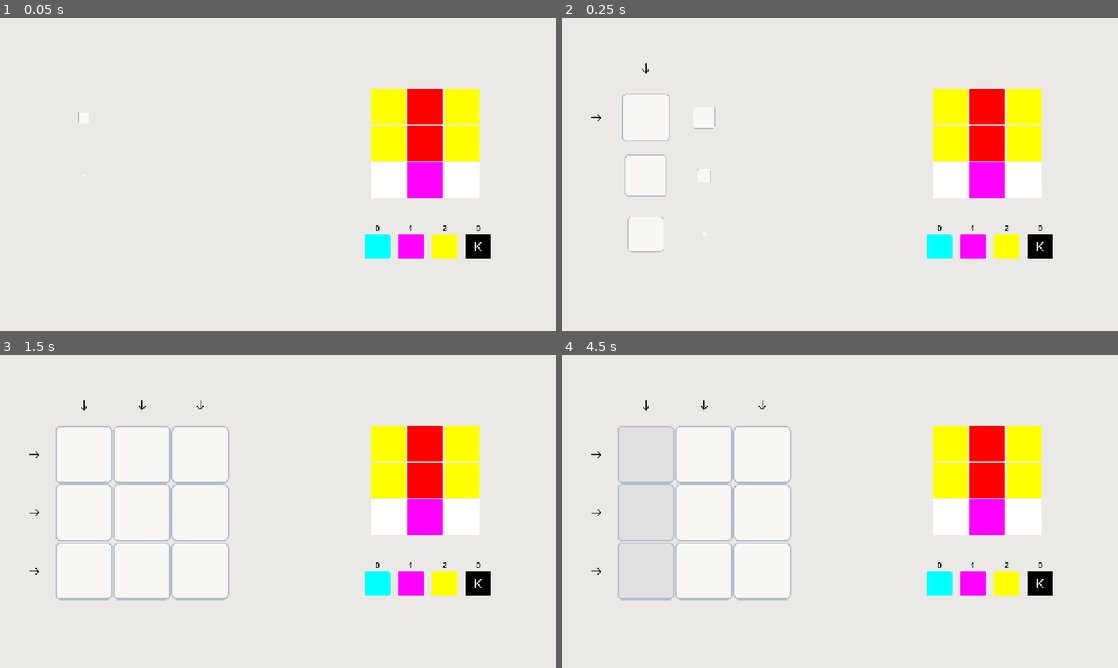
Above: before the commit, frames 1-4 (two rows, left to right).
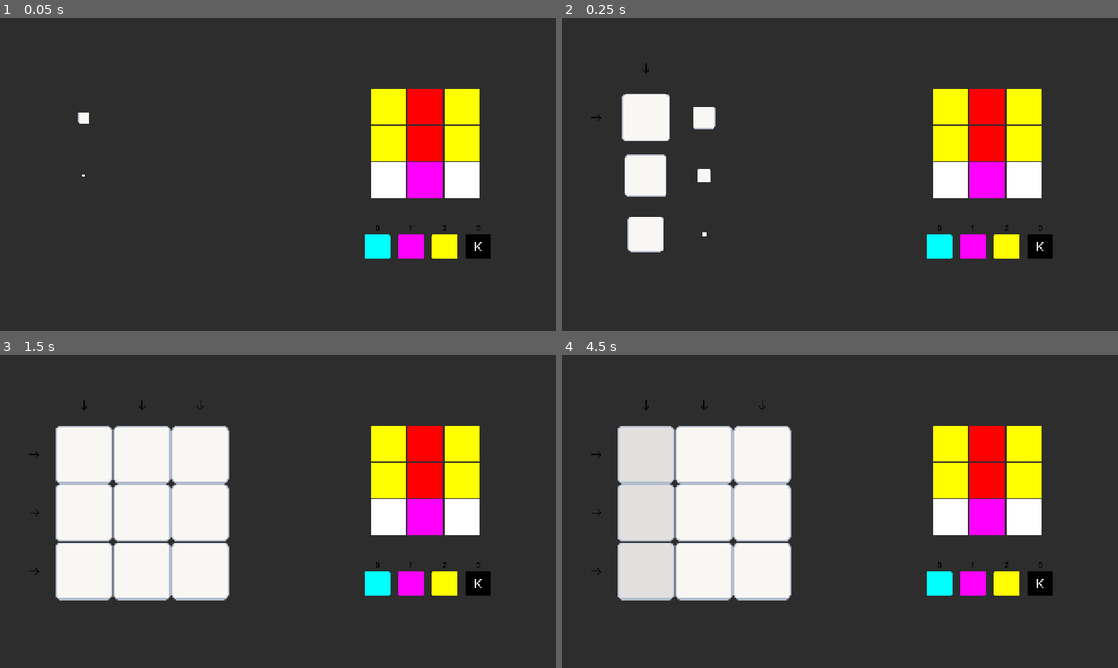
Above: after the commit, the same moments.

Repository: kaminaryu/printing-game
Game: Godot game, scene res://Scenes/main.tscn
Same seed, same stepped clock (60 frames per second), same inputs: the game is played once before the commit and once after it.
Inputs (mouse positions are in pixels of both pictures, inside the frame that each line leads up to):
- Up to frame 1 (0.05 s): no input
- Up to frame 2 (0.25 s): no input
- Up to frame 3 (1.5 s): click (83, 405) at 0.52 s; click (378, 583) at 1.25 s
- Up to frame 4 (4.5 s): click (973, 583) at 2 s; click (1006, 583) at 2.75 s; click (1040, 583) at 3.5 s; click (645, 405) at 4.27 s

The runs differ from the first frame. In frame 1, 92% of the frame differs, in the area x 0-100%, y 0-100%; in frame 2, 89%; in frame 3, 75%; in frame 4, 75%.

Commit message:
Feat: Added Main Menu and Settings Menu

Diff:
--- a/Objects/Printer/PrintingGrid/printing_grid.gd
+++ b/Objects/Printer/PrintingGrid/printing_grid.gd
@@ -284,19 +284,19 @@
 	if alignment == "col":
 		for row in range(grid_size.y):
 			var cell: Node = grid[index][row]
-			cell.get_node("HighlightOverlay").visible = true
+			cell.get_node("HighlightOverlay").show()
 
 	elif alignment == "row":
 		for col in range(grid_size.x):
 			var cell: Node = grid[col][index]
-			cell.get_node("HighlightOverlay").visible = true
+			cell.get_node("HighlightOverlay").show()
 
 
 func _clear_highlight() -> void:
 	for col in range(grid_size.x):
 		for row in range(grid_size.y):
 			var cell: Node = grid[col][row]
-			cell.get_node("HighlightOverlay").visible = false
+			cell.get_node("HighlightOverlay").hide()
 
 
 func reset_grid_visuals() -> void:
--- /dev/null
+++ b/Scenes/main_menu.gd
@@ -0,0 +1,23 @@
+extends Control
+
+
+func _ready() -> void :
+	# disable the quit button if on web
+	if (OS.has_feature("web")) :
+		$VBoxContainer/Quit.hide()
+	else :
+		$VBoxContainer/Quit.show()
+
+
+func _on_play_button_down() -> void:
+	get_tree().change_scene_to_file("res://Scenes/main.tscn")
+	pass # Replace with function body.
+
+
+func _on_settings_button_down() -> void:
+	$Settings.open()
+
+
+func _on_quit_button_down() -> void:
+	get_tree().quit()
+	pass # Replace with function body.
--- /dev/null
+++ b/Scenes/main_menu.tscn
@@ -0,0 +1,55 @@
+[gd_scene format=3 uid="uid://ciadiarvvyck3"]
+
+[ext_resource type="Script" uid="uid://dohiljln5sel3" path="res://Scenes/main_menu.gd" id="1_28flt"]
+[ext_resource type="PackedScene" uid="uid://1f1kykdhkpbb" path="res://Scenes/settings.tscn" id="2_48xlc"]
+
+[node name="MainMenu" type="Control" unique_id=1042846842]
+layout_mode = 3
+anchors_preset = 15
+anchor_right = 1.0
+anchor_bottom = 1.0
+grow_horizontal = 2
+grow_vertical = 2
+script = ExtResource("1_28flt")
+
+[node name="VBoxContainer" type="VBoxContainer" parent="." unique_id=2102287620]
+layout_mode = 1
+anchors_preset = 8
+anchor_left = 0.5
+anchor_top = 0.5
+anchor_right = 0.5
+anchor_bottom = 0.5
+offset_left = -4.0
+offset_top = -16.0
+offset_right = 4.0
+offset_bottom = 16.0
+grow_horizontal = 2
+grow_vertical = 2
+theme_override_constants/separation = 130
+alignment = 1
+
+[node name="Play" type="Button" parent="VBoxContainer" unique_id=1546277243]
+layout_mode = 2
+size_flags_horizontal = 4
+theme_override_font_sizes/font_size = 64
+text = "Play"
+
+[node name="Options" type="Button" parent="VBoxContainer" unique_id=1428107214]
+layout_mode = 2
+size_flags_horizontal = 4
+theme_override_font_sizes/font_size = 64
+text = "Settings"
+
+[node name="Quit" type="Button" parent="VBoxContainer" unique_id=484117536]
+layout_mode = 2
+size_flags_horizontal = 4
+theme_override_font_sizes/font_size = 64
+text = "Quit"
+
+[node name="Settings" parent="." unique_id=1684481824 instance=ExtResource("2_48xlc")]
+visible = false
+layout_mode = 1
+
+[connection signal="button_down" from="VBoxContainer/Play" to="." method="_on_play_button_down"]
+[connection signal="button_down" from="VBoxContainer/Options" to="." method="_on_settings_button_down"]
+[connection signal="button_down" from="VBoxContainer/Quit" to="." method="_on_quit_button_down"]
--- /dev/null
+++ b/Scenes/settings.gd
@@ -0,0 +1,52 @@
+extends Control
+
+@onready var master_slider := $VBoxContainer/MasterVol/MasterSlider
+@onready var music_slider  := $VBoxContainer/MusicVol/MusicSlider
+@onready var sfx_slider    := $VBoxContainer/SFXVol/SFXSlider
+
+func open() -> void :
+	_set_sliders_to_bus_values()
+	show()
+
+func _set_sliders_to_bus_values() -> void :
+	# &"Master" makes it a StringName instead of normal string
+	# -> Faster lookup cuz they point to the same memory and also no char by char check
+	var master_bus = AudioServer.get_bus_index(&"Master")
+	var music_bus =  AudioServer.get_bus_index(&"Music")
+	var sfx_bus =    AudioServer.get_bus_index(&"SFX")
+
+	var master_bus_volume = AudioServer.get_bus_volume_db(master_bus)
+	var music_bus_volume  = AudioServer.get_bus_volume_db(music_bus)
+	var sfx_bus_volume  =   AudioServer.get_bus_volume_db(sfx_bus)
+
+	master_slider.value = db_to_linear(master_bus_volume)
+	music_slider.value  = db_to_linear(music_bus_volume)
+	sfx_slider.value    = db_to_linear(sfx_bus_volume)
+	print(db_to_linear(music_bus_volume))
+
+
+## Converts 0 - 100 slider value to dB and updates the bus
+func _set_bus_volume_percent(bus_name: String, percent: float) -> void:
+	var bus_index = AudioServer.get_bus_index(bus_name)
+
+	if bus_index != -1:
+			# linear_to_db handles the logarithmic math for you
+		var db_value = linear_to_db(percent)
+		AudioServer.set_bus_volume_db(bus_index, db_value)
+
+
+
+func _on_master_slider_value_changed(value: float) -> void:
+	_set_bus_volume_percent(&"Master", value)
+
+
+func _on_music_slider_value_changed(value: float) -> void:
+	_set_bus_volume_percent(&"Music", value)
+
+
+func _on_audio_slider_value_changed(value: float) -> void:
+	_set_bus_volume_percent(&"SFX", value)
+
+
+func _on_texture_button_button_down() -> void:
+	hide()
--- /dev/null
+++ b/Scenes/settings.tscn
@@ -0,0 +1,118 @@
+[gd_scene format=3 uid="uid://1f1kykdhkpbb"]
+
+[ext_resource type="Script" uid="uid://dfykxg8j8j1vd" path="res://Scenes/settings.gd" id="1_4geyq"]
+[ext_resource type="Texture2D" uid="uid://ccyrcxvy1ooba" path="res://Assets/LockIndicator.png" id="2_i44u3"]
+
+[node name="Settings" type="Control" unique_id=1684481824]
+layout_mode = 3
+anchors_preset = 15
+anchor_right = 1.0
+anchor_bottom = 1.0
+grow_horizontal = 2
+grow_vertical = 2
+script = ExtResource("1_4geyq")
+
+[node name="ColorRect" type="ColorRect" parent="." unique_id=1277466854]
+layout_mode = 1
+anchors_preset = 15
+anchor_right = 1.0
+anchor_bottom = 1.0
+grow_horizontal = 2
+grow_vertical = 2
+color = Color(0, 0, 0, 0.5803922)
+
+[node name="ColorRect2" type="ColorRect" parent="." unique_id=1426686063]
+layout_mode = 1
+anchors_preset = 15
+anchor_right = 1.0
+anchor_bottom = 1.0
+offset_left = 158.0
+offset_top = 210.0
+offset_right = -164.0
+offset_bottom = -187.0
+grow_horizontal = 2
+grow_vertical = 2
+color = Color(0.23031491, 0.23031494, 0.23031494, 1)
+
+[node name="VBoxContainer" type="VBoxContainer" parent="." unique_id=134637845]
+layout_mode = 1
+anchors_preset = 8
+anchor_left = 0.5
+anchor_top = 0.5
+anchor_right = 0.5
+anchor_bottom = 0.5
+offset_left = -427.0
+offset_top = -116.5
+offset_right = 427.0
+offset_bottom = 116.5
+grow_horizontal = 2
+grow_vertical = 2
+theme_override_constants/separation = 16
+
+[node name="MasterVol" type="HBoxContainer" parent="VBoxContainer" unique_id=59391852]
+layout_mode = 2
+alignment = 1
+
+[node name="Label" type="Label" parent="VBoxContainer/MasterVol" unique_id=158249196]
+custom_minimum_size = Vector2(350, 0)
+layout_mode = 2
+theme_override_font_sizes/font_size = 48
+text = "Master(bait)"
+
+[node name="MasterSlider" type="HSlider" parent="VBoxContainer/MasterVol" unique_id=1848290547]
+custom_minimum_size = Vector2(500, 0)
+layout_mode = 2
+size_flags_vertical = 4
+max_value = 1.0
+step = 0.05
+value = 1.0
+
+[node name="MusicVol" type="HBoxContainer" parent="VBoxContainer" unique_id=1115110293]
+layout_mode = 2
+
+[node name="Label" type="Label" parent="VBoxContainer/MusicVol" unique_id=1854690748]
+custom_minimum_size = Vector2(350, 0)
+layout_mode = 2
+theme_override_font_sizes/font_size = 48
+text = "Volume"
+
+[node name="MusicSlider" type="HSlider" parent="VBoxContainer/MusicVol" unique_id=1352623195]
+custom_minimum_size = Vector2(500, 0)
+layout_mode = 2
+size_flags_vertical = 4
+max_value = 1.0
+step = 0.05
+value = 1.0
+
+[node name="SFXVol" type="HBoxContainer" parent="VBoxContainer" unique_id=1573082065]
+layout_mode = 2
+theme_override_constants/separation = 4
+
+[node name="Label" type="Label" parent="VBoxContainer/SFXVol" unique_id=1159072668]
+custom_minimum_size = Vector2(350, 0)
+layout_mode = 2
+theme_override_font_sizes/font_size = 48
+text = "SFX"
+
+[node name="SFXSlider" type="HSlider" parent="VBoxContainer/SFXVol" unique_id=767283673]
+custom_minimum_size = Vector2(500, 0)
+layout_mode = 2
+size_flags_vertical = 4
+max_value = 1.0
+step = 0.05
+value = 1.0
+
+[node name="TextureButton" type="TextureButton" parent="." unique_id=1534951869]
+texture_filter = 1
+layout_mode = 0
+offset_left = 54.0
+offset_top = 60.0
+offset_right = 228.0
+offset_bottom = 143.0
+texture_normal = ExtResource("2_i44u3")
+stretch_mode = 0
+
+[connection signal="value_changed" from="VBoxContainer/MasterVol/MasterSlider" to="." method="_on_master_slider_value_changed"]
+[connection signal="value_changed" from="VBoxContainer/MusicVol/MusicSlider" to="." method="_on_music_slider_value_changed"]
+[connection signal="value_changed" from="VBoxContainer/SFXVol/SFXSlider" to="." method="_on_audio_slider_value_changed"]
+[connection signal="button_down" from="TextureButton" to="." method="_on_texture_button_button_down"]
--- /dev/null
+++ b/default_bus_layout.tres
@@ -0,0 +1,16 @@
+[gd_resource type="AudioBusLayout" format=3 uid="uid://doyxlrav6762t"]
+
+[resource]
+bus/0/volume_db = -0.13049698
+bus/1/name = &"Music"
+bus/1/solo = false
+bus/1/mute = false
+bus/1/bypass_fx = false
+bus/1/volume_db = -4.7711377
+bus/1/send = &"Master"
+bus/2/name = &"SFX"
+bus/2/solo = false
+bus/2/mute = false
+bus/2/bypass_fx = false
+bus/2/volume_db = 0.0
+bus/2/send = &"Master"
--- a/project.godot
+++ b/project.godot
@@ -11,12 +11,12 @@
 [application]
 
 config/name="printer"
-run/main_scene="uid://db8fia13a2akp"
+run/main_scene="uid://b51cck50u8a2w"
 config/features=PackedStringArray("4.6", "GL Compatibility")
 config/icon="res://icon.svg"
-run/defaults/default_clear_color=Color(0.3, 0.3, 0.3, 1)
 run/size/viewport_height=360
 run/size/viewport_width=1280
+run/defaults/default_clear_color=Color(0.3, 0.3, 0.3, 1)
 
 [autoload]
 
@@ -63,5 +63,5 @@
 rendering_device/driver.windows="d3d12"
 renderer/rendering_method="gl_compatibility"
 renderer/rendering_method.mobile="gl_compatibility"
-environment/defaults/default_clear_color=Color(0.91764706, 0.9137255, 0.9019608, 1)
+environment/defaults/default_clear_color=Color(0.17641911, 0.17641908, 0.17641908, 1)
 viewport/size/viewport_height=720
Not shown: 1 places in Scenes/main.tscn that only renumber resources
Not shown, added: Scenes/main_menu.gd.uid
Not shown, added: Scenes/settings.gd.uid
